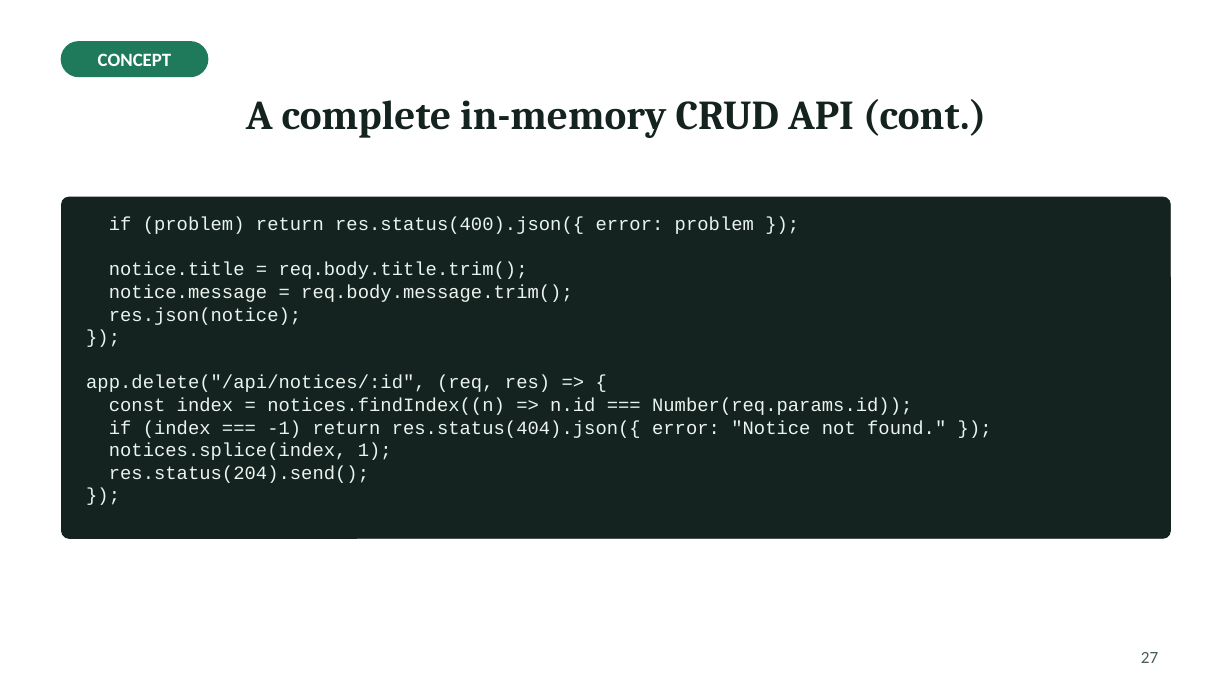
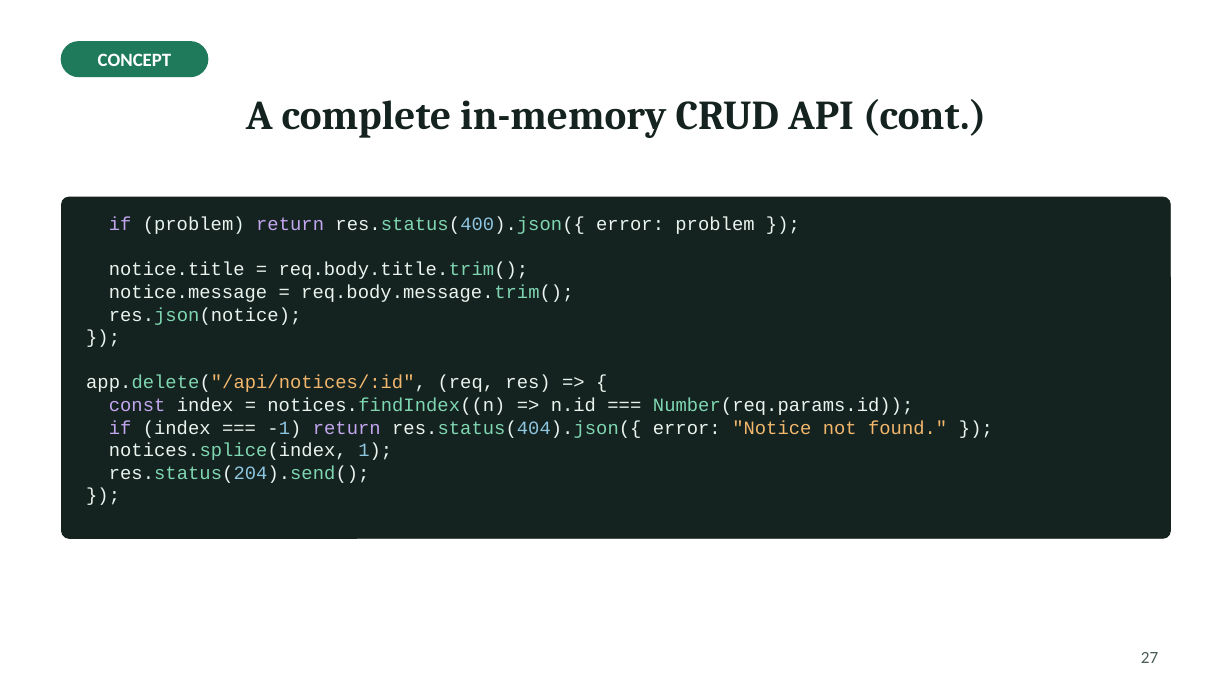
Before and after one commit to Haydzz9/sae104-site, a slide deck: slide 27 of downloads/lecture/Week_06_Lecture_Express_routing_middleware_and_REST.pptx. Drawn at 1232x693 pixels with LibreOffice and Linux fonts; fonts in the diff are those of the drawing. Boxes give left, top, right and bottom in pixels: in the first picture for what was removed or moved away, otherwise in the second. Text is boxed around its words. In the diff, an @@ line names an element or a change of style, - is before the commit and + after.

```diff
--- a/downloads/lecture/Week_06_Lecture_Express_routing_middleware_and_REST.pptx
+++ b/downloads/lecture/Week_06_Lecture_Express_routing_middleware_and_REST.pptx
@@ text at (x1=86, y1=217, x2=947, y2=483): text colour #EAF3EE to #C3A6F0 in "if return", "const", "if return"; text colour #EAF3EE to #7FD6B2 in "res.status(400).json({", "req.body.title.trim();", "req.body.message.trim();", "res.json(notice);" and 5 more places; text colour #EAF3EE to #8EC5E0 in "res.status(400).json({", "-1) res.status(404).json({", "1);", "res.status(204).send();"; text colour #EAF3EE to #F2B66D in "app.delete("/api/notices/:id",", ""Notice not found."" @@
```
Also in this commit, not shown: 20 other slides changed, 21 other files.
